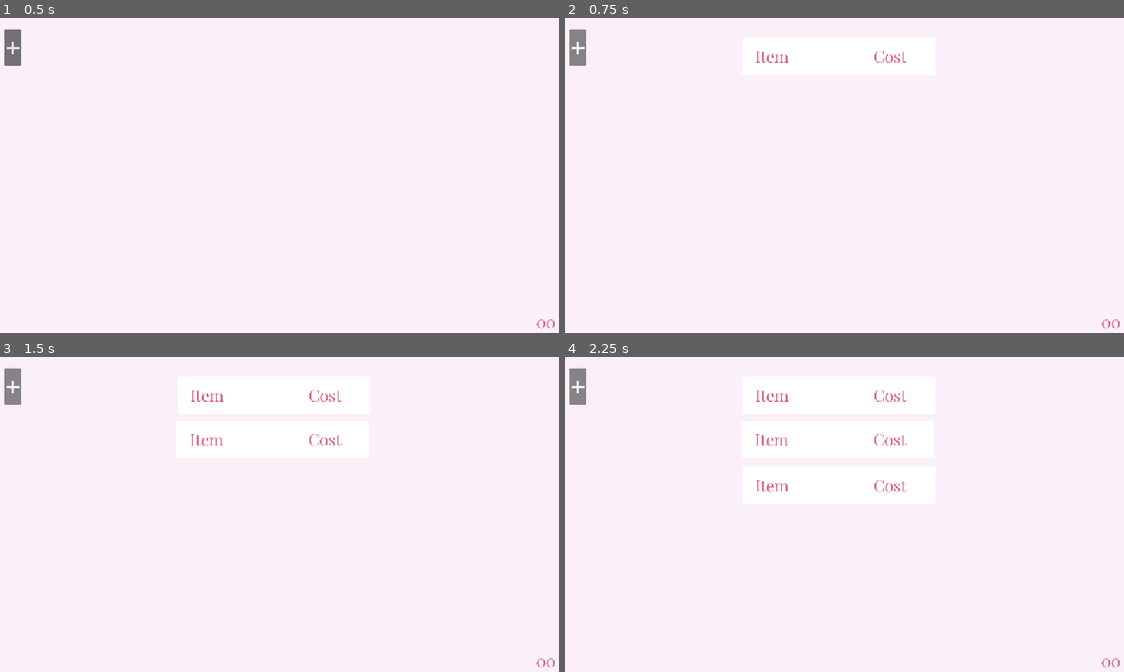
Above: before the commit, frames 1-4 (two rows, left to right).
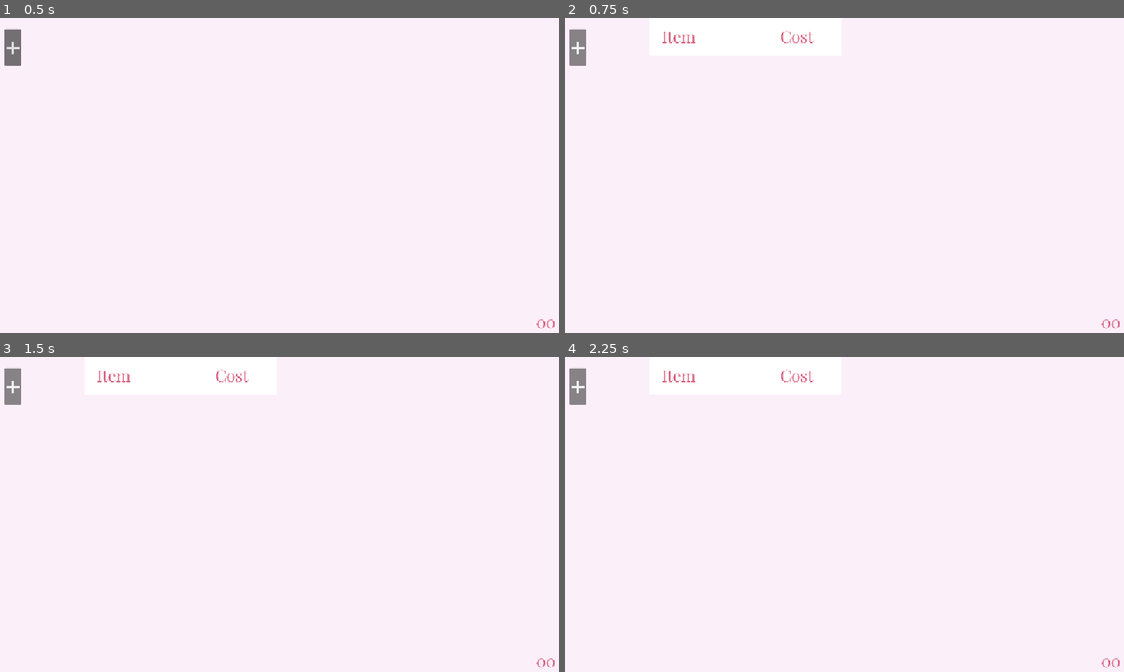
Above: after the commit, the same moments.

Repository: SeerowGee/ShopCalc
Game: Godot game, scene res://Main/main.tscn
Same seed, same stepped clock (60 frames per second), same inputs: the game is played once before the commit and once after it.
Inputs:
- Up to frame 1 (0.5 s): no input
- Up to frame 2 (0.75 s): click "+" at 0.5 s
- Up to frame 3 (1.5 s): click "+" at 1.25 s
- Up to frame 4 (2.25 s): click "+" at 2 s

Frame 1 is identical in both runs. In frame 2, 0.3% of the frame differs, in the area x 17-62%, y 3-15%; in frame 3, 0.4%; in frame 4, 0.6%, in the area x 17-62%, y 3-44%.

Commit message:
calculate

Diff:
--- a/Main/main.gd
+++ b/Main/main.gd
@@ -4,25 +4,31 @@
 @onready var module_spawn: Marker2D = $ModuleSpawn
 @onready var module_spawn_2: Marker2D = $ModuleSpawn2
 @onready var module_spawn_3: Marker2D = $ModuleSpawn3
-var total: int = 0
 var modules_spawned: int = 0
 @onready var spawn_point = module_spawn.global_position
+var modules: Array = []
 
 func _ready() -> void:
-	SignalBus.cost_signal.connect(display_cost)
+	SignalBus.cost_signal.connect(calculate_total)
 
-func display_cost(cost):
-	total += cost
+func calculate_total():
+	var num: float = 0
+
+	for i in modules:
+		num += i.cost
+
+	display_cost(num)
+
+	num = 0
+
+func display_cost(total):
 	num_label.text = str(total)
 
-
 func _on_button_pressed() -> void:
-	if modules_spawned == 1:
-		spawn_point = module_spawn_3.global_position
-	if modules_spawned == 2:
-		spawn_point = module_spawn_2.global_position
 	var new_module = MODULE.instantiate()
 	add_child(new_module)
 	new_module.global_position = spawn_point
 
+	modules.append(new_module)
+
 	modules_spawned += 1
--- a/Module/module.gd
+++ b/Module/module.gd
@@ -1,8 +1,20 @@
 extends Node2D
 
-var cost: float
+@export var cost: float
+var mouse_entered: bool = false
+
+func _process(delta: float) -> void:
+	var mouse_pos = get_global_mouse_position()
+
+	if mouse_entered and Input.is_action_pressed("left_click"):
+		global_position = mouse_pos
 
 func _on_cost_text_submitted(new_text: String) -> void:
 	cost = float(new_text)
-	SignalBus.cost_signal.emit(cost)
-	#print(cost)
+	SignalBus.cost_signal.emit()
+
+func _on_color_rect_mouse_entered() -> void:
+	mouse_entered = true
+
+func _on_color_rect_mouse_exited() -> void:
+	mouse_entered = false
--- a/Module/module.tscn
+++ b/Module/module.tscn
@@ -3,13 +3,14 @@
 [ext_resource type="Script" uid="uid://q2c4d5bpvt34" path="res://Module/module.gd" id="1_cbhdo"]
 [ext_resource type="FontFile" uid="uid://2b5nekjl2sm3" path="res://PlayfairDisplay-VariableFont_wght.ttf" id="2_r2l70"]
 
-[node name="Module" type="Node2D" unique_id=296555426]
+[node name="Module" type="Node2D" unique_id=296555426 groups=["Numbers"]]
 script = ExtResource("1_cbhdo")
 
 [node name="ColorRect" type="ColorRect" parent="." unique_id=381693492]
-offset_left = 2.0
-offset_right = 764.0
-offset_bottom = 149.0
+offset_left = -367.0
+offset_top = -79.0
+offset_right = 395.0
+offset_bottom = 70.0
 
 [node name="NameLabel" type="Label" parent="." unique_id=1407985483]
 visible = false
@@ -34,10 +35,10 @@
 text = "00"
 
 [node name="Cost" type="LineEdit" parent="." unique_id=474229016]
-offset_left = 518.0
-offset_top = 26.0
-offset_right = 758.0
-offset_bottom = 121.0
+offset_left = 149.0
+offset_top = -53.0
+offset_right = 389.0
+offset_bottom = 42.0
 theme_override_colors/font_color = Color(0.8392157, 0.3647059, 0.4862745, 1)
 theme_override_colors/font_placeholder_color = Color(0.8392157, 0.3647059, 0.4862745, 1)
 theme_override_fonts/font = ExtResource("2_r2l70")
@@ -46,10 +47,10 @@
 flat = true
 
 [node name="Item" type="LineEdit" parent="." unique_id=449903097]
-offset_left = 49.0
-offset_top = 26.0
-offset_right = 289.0
-offset_bottom = 121.0
+offset_left = -320.0
+offset_top = -53.0
+offset_right = -80.0
+offset_bottom = 42.0
 theme_override_colors/font_color = Color(0.8392157, 0.3647059, 0.4862745, 1)
 theme_override_colors/font_placeholder_color = Color(0.8392157, 0.3647059, 0.4862745, 1)
 theme_override_fonts/font = ExtResource("2_r2l70")
@@ -57,4 +58,6 @@
 placeholder_text = "Item"
 flat = true
 
+[connection signal="mouse_entered" from="ColorRect" to="." method="_on_color_rect_mouse_entered"]
+[connection signal="mouse_exited" from="ColorRect" to="." method="_on_color_rect_mouse_exited"]
 [connection signal="text_submitted" from="Cost" to="." method="_on_cost_text_submitted"]
--- a/project.godot
+++ b/project.godot
@@ -24,6 +24,18 @@
 window/stretch/mode="canvas_items"
 window/stretch/aspect="expand"
 
+[global_group]
+
+Numbers=""
+
+[input]
+
+left_click={
+"deadzone": 0.2,
+"events": [Object(InputEventMouseButton,"resource_local_to_scene":false,"resource_name":"","device":-1,"window_id":0,"alt_pressed":false,"shift_pressed":false,"ctrl_pressed":false,"meta_pressed":false,"button_mask":0,"position":Vector2(0, 0),"global_position":Vector2(0, 0),"factor":1.0,"button_index":1,"canceled":false,"pressed":false,"double_click":false,"script":null)
+]
+}
+
 [physics]
 
 3d/physics_engine="Jolt Physics"
